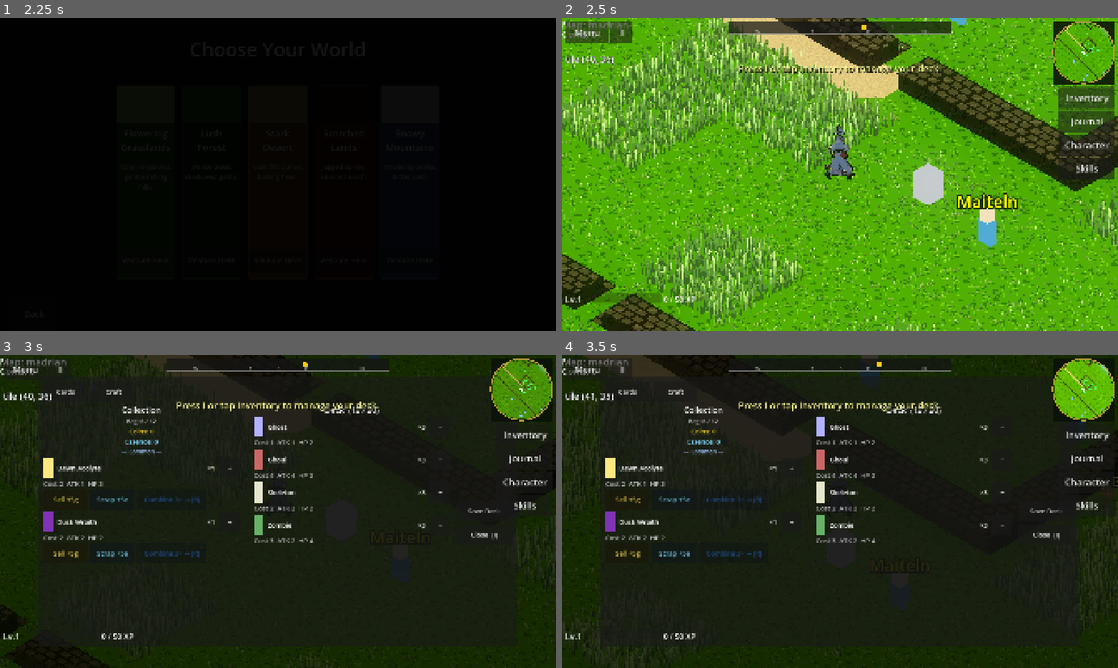
Above: before the commit, frames 1-4 (two rows, left to right).
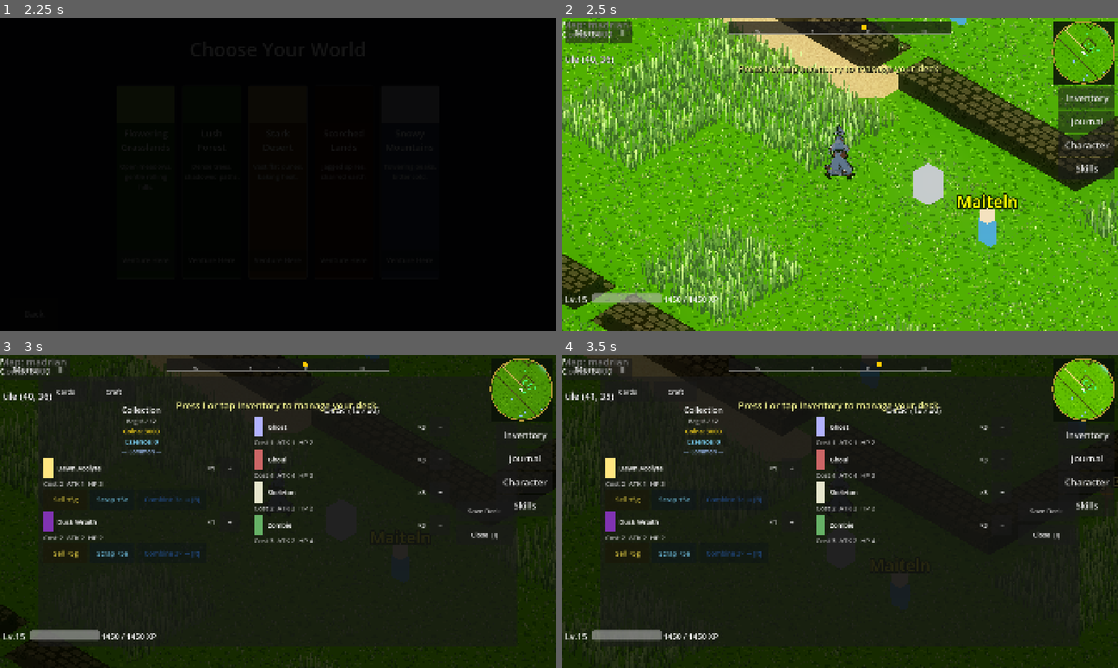
Above: after the commit, the same moments.

Repository: ChrisPauly97/pear-pudding-godot
Game: Godot game, scene res://scenes/ui/MenuScene.tscn
Two runs of this game, one before a commit and one after it. Both use one fixed random seed, a clock stepped at 60 frames per second and the inputs below. Sound files missing from this copy of the repository are replaced by a short silence.
Inputs (mouse positions are in pixels of both pictures, inside the frame that each line leads up to):
- Up to frame 1 (2.25 s): click "New Game" at 0.5 s; click "New Game" at 1.25 s; click "Venture Here" at 2 s
- Up to frame 2 (2.5 s): no input
- Up to frame 3 (3 s): tap I (inventory) at 2.75 s; move the mouse to (400, 495) at 2.77 s; hold D (move_right) from 2.78 s (still down); hold C (character) from 2.78 s (still down); click (400, 495) at 2.92 s
- Up to frame 4 (3.5 s): keep holding D (move_right); keep holding C (character); tap Space (jump) at 3.02 s

Frame 1 is identical in both runs. In frame 2, 0.6% of the frame differs, in the area x 3-29%, y 4-91%; in frame 3, 0.6%; in frame 4, 0.6%.
Error in both runs: Invalid access to property or key 'map_transition_requested' on a base object of type 'Node (GameBus.gd)'. (res://scenes/world/WorldScene.gd:512)

Commit message:
Start new games with 3000 coins and level 15
Sets initial coins to 3000, level to 15, XP to 11250 (the exact
threshold for level 15 using the lvl*lvl*50 formula), and skill_points
to 14 (one per level gained from 1 to 15).

Co-Authored-By: Claude Sonnet 4.6 <noreply@anthropic.com>
Claude-Session: https://claude.ai/code/session_011i3GrvJFNqyyzyszjA1WB7

Diff:
--- a/autoloads/SaveManager.gd
+++ b/autoloads/SaveManager.gd
@@ -281,7 +281,7 @@
 	for tid: String in extra_ids:
 		add_card_instance(tid, "common")
 	essence = 0
-	coins = 0
+	coins = 3000
 	current_map = "main"
 	player_x = 0.0
 	player_z = 0.0
@@ -310,9 +310,9 @@
 	unlocked_achievements = []
 	visited_biomes = []
 	visited_dungeon_rooms = []
-	xp = 0
-	level = 1
-	skill_points = 0
+	xp = 11250
+	level = 15
+	skill_points = 14
 	unlocked_skills = []
 	magic_type = ""
 	corruption_points = 0
